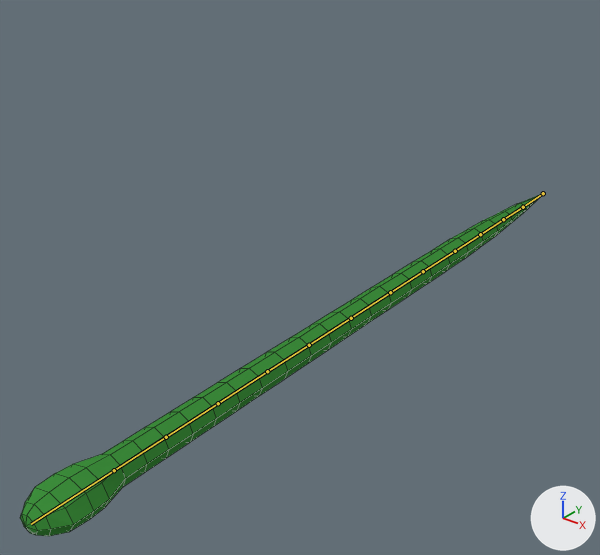
The Blender file Assets/Models/snake.blend, before and after one commit.
One viewpoint serves both versions: a 50 mm lens placed at (5.4, -1.02, 5.15), pointed at (-0.56, 6.43, 0.54). Lighting does not change. The marker at lower right points along +X, +Y and +Z. The bones that bend it are drawn over the model as lines. Mesh edges are drawn as thin lines.
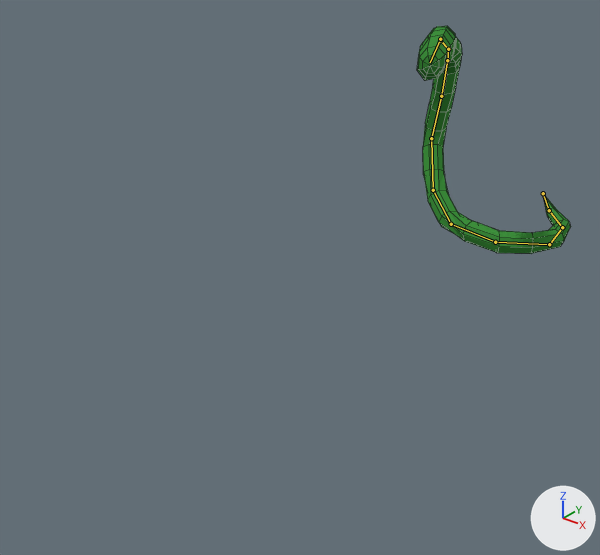
The newer file adds an action. The first version stands in its rest pose; the second is drawn at frame 8 of the action 'Attack'.

The edits, one by one:
Bone 'Bone' (bone_bone) turns from (0, 0, 0) to (0, -1, -32) degrees about its own x, y and z.
Bone 'Bone.001' (bone_bone_001) turns from (0, 0, 0) to (0, 0, 8) degrees about its own x, y and z.
Bone 'Bone.002' (bone_bone_002) turns from (0, 0, 0) to (0, 0, -31) degrees about its own x, y and z.
Bone 'Bone.003' (bone_bone_003) turns from (0, 0, 0) to (0, 0, -67) degrees about its own x, y and z.
Bone 'Bone.004' (bone_bone_004) turns from (0, 0, 0) to (0, 0, -46) degrees about its own x, y and z.
Bone 'Bone.005' (bone_bone_005) turns from (0, 0, 0) to (25, 30, -10) degrees about its own x, y and z.
Bone 'Bone.006' (bone_bone_006) turns from (0, 0, 0) to (32, 14, 17) degrees about its own x, y and z.
Bone 'Bone.007' (bone_bone_007) turns from (0, 0, 0) to (29, -2, 54) degrees about its own x, y and z.
Bone 'Bone.008' (bone_bone_008) turns from (0, 0, 0) to (-1, 12, 12) degrees about its own x, y and z.
Bone 'Bone.009' (bone_bone_009) turns from (0, 0, 0) to (-4, -11, 36) degrees about its own x, y and z.
Bone 'Bone.010' (bone_bone_010) turns from (0, 0, 0) to (-8, -7, 7) degrees about its own x, y and z.
Bone 'Bone.011' (bone_bone_011) turns from (0, 0, 0) to (11, 1, 4) degrees about its own x, y and z.
Bone 'Bone.012' (bone_bone_012) turns from (0, 0, 0) to (0, 0, 20) degrees about its own x, y and z.

Pixel boxes (x1, y1, x2, y2) of what changed, in the pictures (600 x 555 px):
'Cylinder', posed (70% narrower, 33% shorter): before (20, 193, 544, 536); after (417, 26, 571, 254)
bone 'Bone', root to tip: before (543, 193) to (523, 207); after (543, 193) to (549, 210)
bone 'Bone.001', root to tip: before (523, 207) to (503, 219); after (549, 210) to (562, 227)
bone 'Bone.002', root to tip: before (503, 219) to (480, 234); after (562, 227) to (549, 244)
bone 'Bone.003', root to tip: before (480, 234) to (455, 251); after (549, 244) to (495, 242)
bone 'Bone.004', root to tip: before (455, 251) to (423, 271); after (495, 242) to (451, 224)
bone 'Bone.005', root to tip: before (423, 271) to (390, 292); after (451, 224) to (433, 190)
bone 'Bone.006', root to tip: before (390, 292) to (351, 318); after (433, 190) to (431, 138)
bone 'Bone.007', root to tip: before (351, 318) to (309, 345); after (431, 138) to (441, 96)
bone 'Bone.008', root to tip: before (309, 345) to (267, 371); after (441, 96) to (447, 60)
bone 'Bone.009', root to tip: before (267, 371) to (218, 403); after (447, 60) to (448, 49)
bone 'Bone.010', root to tip: before (218, 403) to (166, 437); after (448, 49) to (440, 40)
bone 'Bone.011', root to tip: before (166, 437) to (114, 470); after (440, 40) to (440, 39)
bone 'Bone.012', root to tip: before (114, 470) to (31, 524); after (440, 39) to (430, 62)
